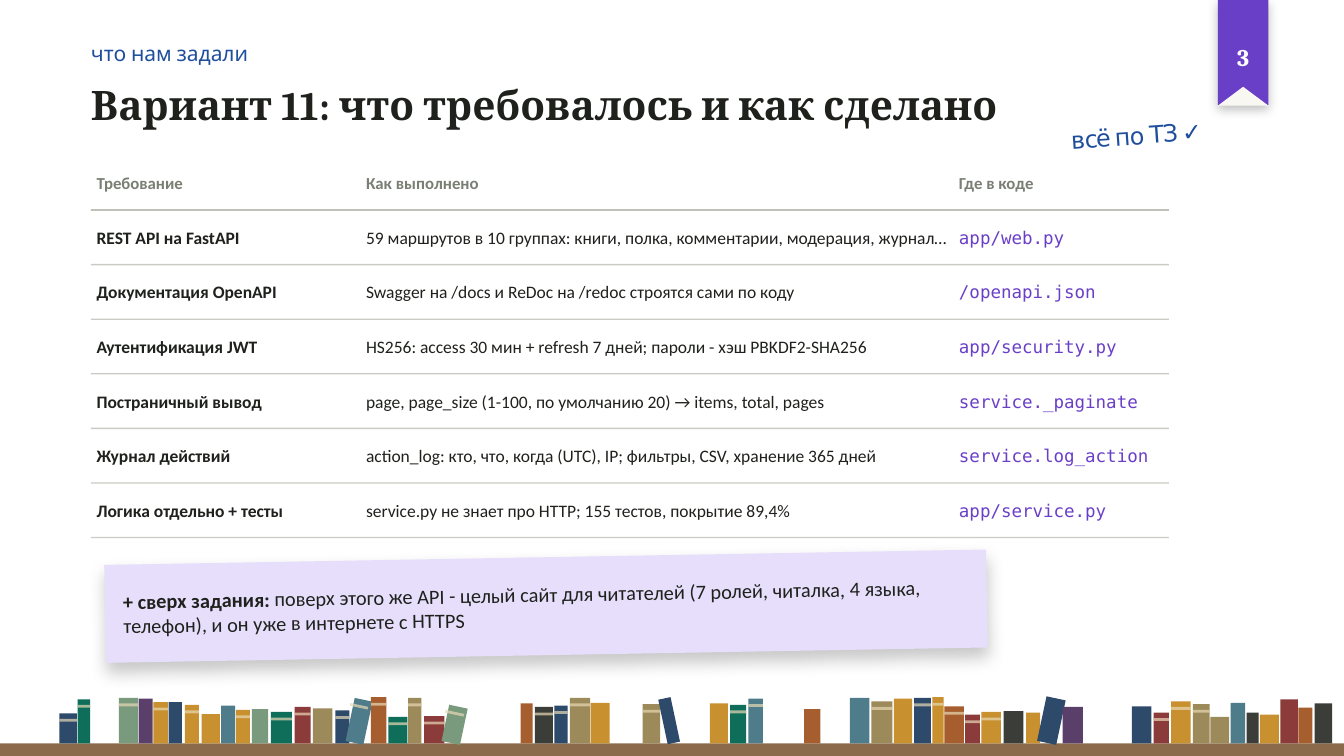
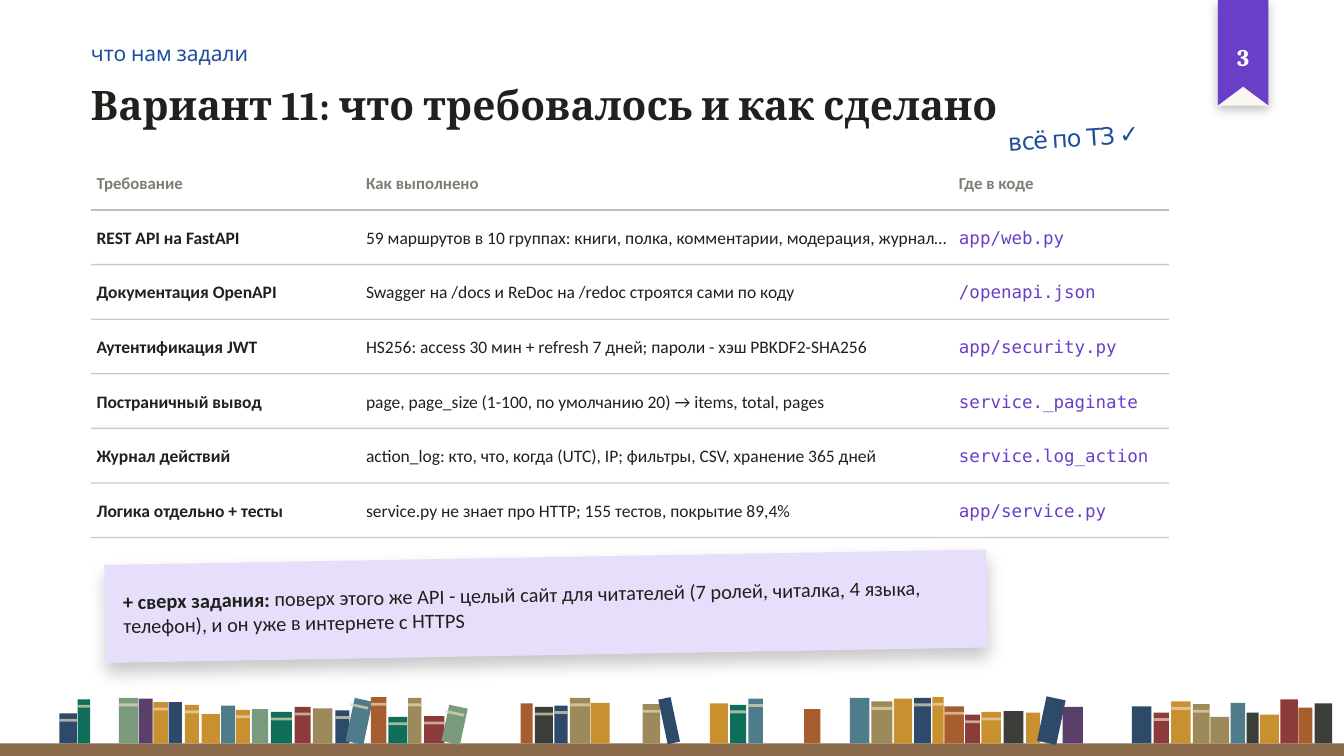
Before and after one commit to Kioku-0/oqu, a slide deck: slide 3 of Для_сдачи/2_Презентации/Оқу_предзащита_рус-каз.pptx. Drawn at 1344x756 pixels with LibreOffice and Linux fonts; fonts in the diff are those of the drawing; background and template pictures are left out. Boxes give left, top, right and bottom in pixels: in the first picture for what was removed or moved away, otherwise in the second. Text is boxed around its words. In the diff, an @@ line names an element or a change of style, - is before the commit and + after.

```diff
--- a/Для_сдачи/2_Презентации/Оқу_предзащита_рус-каз.pptx
+++ b/Для_сдачи/2_Презентации/Оқу_предзащита_рус-каз.pptx
@@ text "всё по ТЗ ✓": place and size @@
-text "всё по ТЗ ✓" at [1072, 124, 1178, 149]
+text "всё по ТЗ ✓" at [1009, 127, 1115, 151]
```
Also in this commit, not shown: 2 other slides changed, 4 other files.
